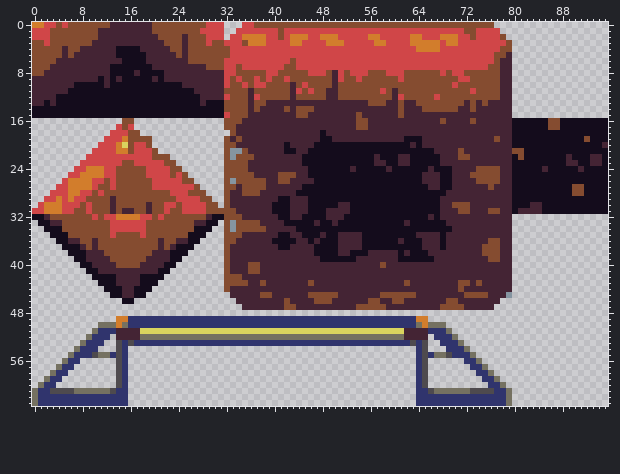
A sprite sheet gets an edit: SteelPurge/assets/texture/tile_set.png. This is how it looked before the edit.
The file is 96x64 pixels.
And afterwards:
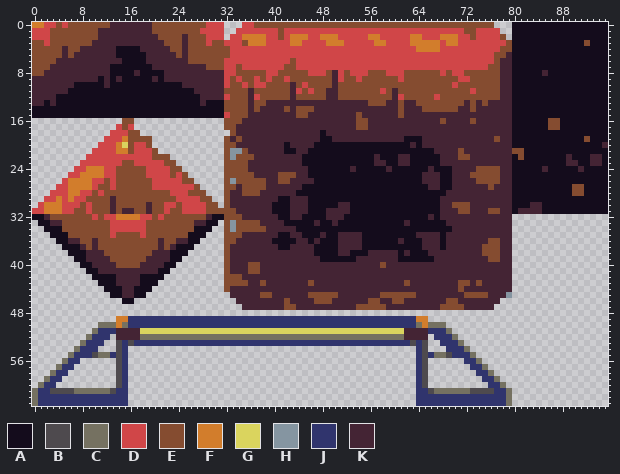
Palette (. is transparent): A #140c1c  B #4e4a4e  C #757161  D #d04648  E #854c30  F #d27d2c  G #dad45e  H #8595a1  J #30346d  K #442434
From old to new:
{"y":0,"x":80,"old":"................","new":"AAAAAAAAAAAAAAAA"}
{"y":1,"x":80,"old":"................","new":"AAAAAAAAAAAAAAAA"}
{"y":2,"x":80,"old":"................","new":"AAAAAAAAAAAAAAAA"}
{"y":3,"x":80,"old":"................","new":"AAAAAAAAAAAAEAAA"}
{"y":4,"x":80,"old":"................","new":"AAAAAAAAAAAAAAAA"}
{"y":5,"x":80,"old":"................","new":"AAAAAAAAAAAAAAAA"}
{"y":6,"x":80,"old":"................","new":"AAAAAAAAAAAAAAAA"}
{"y":7,"x":80,"old":"................","new":"AAAAAAAAAAAAAAAA"}
{"y":8,"x":80,"old":"................","new":"AAAAAKAAAAAAAAAA"}
{"y":9,"x":80,"old":"................","new":"AAAAAAAAAAAAAAAA"}
{"y":10,"x":80,"old":"................","new":"AAAAAAAAAAAAAAAA"}
{"y":11,"x":80,"old":"................","new":"AAAAAAAAAAAAAAAA"}
{"y":12,"x":80,"old":"................","new":"AAAAAAAAAAAAAAAA"}
{"y":13,"x":80,"old":"................","new":"AAAAAAAAAAAAAAAA"}
{"y":14,"x":80,"old":"................","new":"AAAAAAAAAAAAAAAA"}
{"y":15,"x":80,"old":"................","new":"AAAAAAAAAAAAAAAA"}
